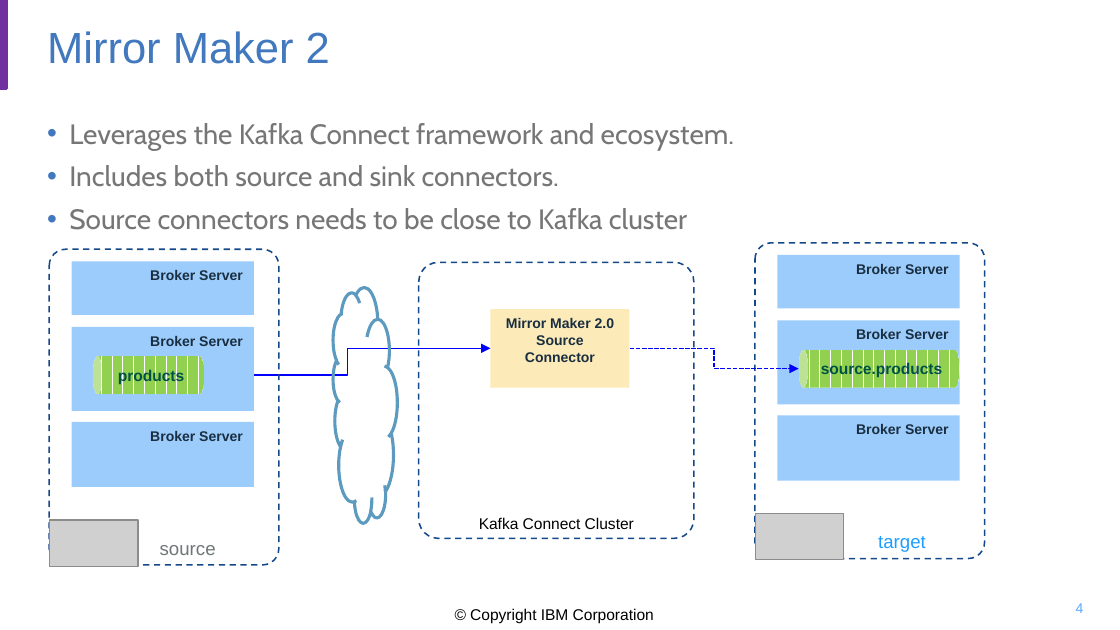
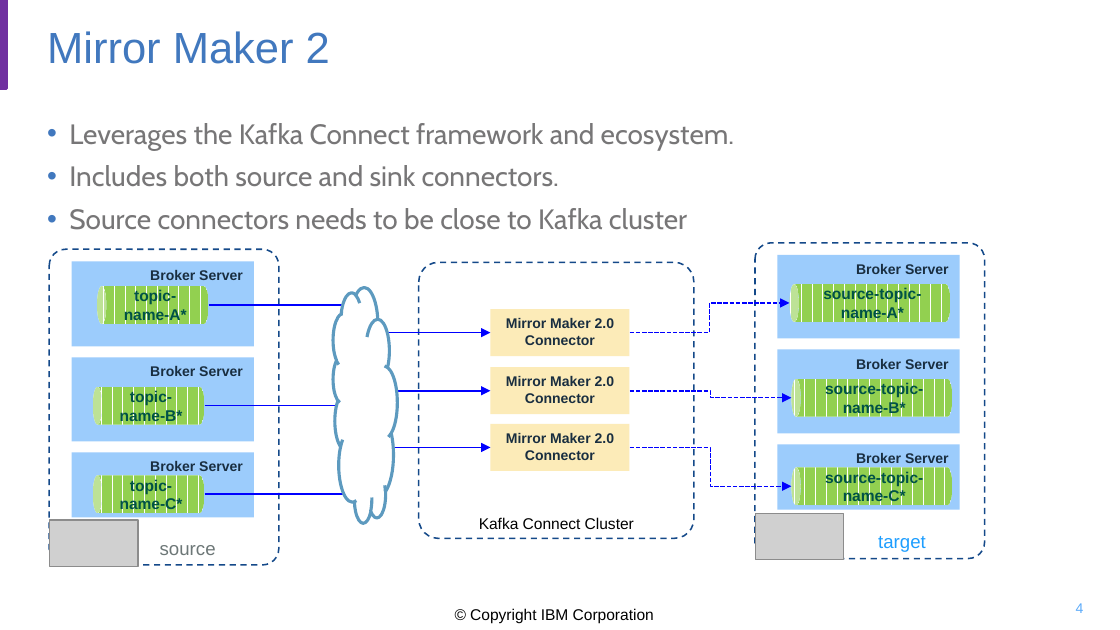
Before and after one commit to jbcodeforce/kp-data-replication, a slide deck: slide 4 of docs/mm2-diagrams.pptx. Drawn at 1120x630 pixels with LibreOffice and Linux fonts; fonts in the diff are those of the drawing; grey boxes stand for pictures; background and template pictures are left out. Boxes give left, top, right and bottom in pixels: in the first picture for what was removed or moved away, otherwise in the second. Text is boxed around its words. In the diff, an @@ line names an element or a change of style, - is before the commit and + after.

```diff
--- a/docs/mm2-diagrams.pptx
+++ b/docs/mm2-diagrams.pptx
@@ rectangle "Broker Server": place and size @@
-rectangle "Broker Server" at [72,261,254,315]
+rectangle "Broker Server" at [72,261,254,346]
@@ rectangle "Broker Server": place and size @@
-rectangle "Broker Server" at [777,255,960,309]
+rectangle "Broker Server" at [777,255,960,339]
@@ cylinder added at [97,286,209,324], fill pattern #92D050 on #FFFFFF, 10 pt, text #005246, bold @@
+topic-name-A*
@@ cloud at [333,287,397,522]: fill none to #FFFFFF @@
@@ cylinder added at [790,284,951,323], fill pattern #92D050 on #FFFFFF, 10 pt, text #005246, bold @@
+source-topic-name-A*
@@ elbow arrow added from (208, 305) to (491, 333), #0000FF 1 pt @@
@@ rectangle "Mirror Maker 2.0 Connector": place and size @@
-rectangle "Mirror Maker 2.0 Connector" at [491,309,629,388]
+rectangle "Mirror Maker 2.0 Connector" at [491,309,629,356]
@@ text in rectangle at [506,318,614,345]: text changed @@
-Mirror Maker 2.0 Source Connector
+Mirror Maker 2.0 Connector
@@ elbow arrow added from (629, 333) to (790, 304), #0000FF 1 pt dashed @@
@@ 4 rectangles, 1 cylinder: place and size @@
-4 rectangles, 1 cylinder at [72,320,960,487]
+4 rectangles, 1 cylinder at [72,349,960,517]
@@ text in cylinder at [120,389,183,424]: text changed @@
-products
+topic-name-B*
@@ rectangle added at [491,367,629,414], fill #FCEBB8, 9 pt, text #192E40, bold @@
+Mirror Maker 2.0 Connector
@@ cylinder "source-topic-name-B*": place and size @@
-cylinder "source-topic-name-B*" at [799,349,960,388]
+cylinder "source-topic-name-B*" at [792,379,953,417]
@@ text in cylinder at [825,382,923,416]: text changed @@
-source.products
+source-topic-name-B*
@@ elbow arrow moved from (205, 375) - (491, 348) to (205, 405) - (491, 391) @@
@@ elbow arrow moved from (629, 348) - (799, 368) to (629, 391) - (792, 398) @@
@@ elbow arrow added from (205, 494) to (491, 448), #0000FF 1 pt @@
@@ rectangle added at [491,424,629,472], fill #FCEBB8, 9 pt, text #192E40, bold @@
+Mirror Maker 2.0 Connector
@@ elbow arrow added from (629, 448) to (792, 486), #0000FF 1 pt dashed @@
@@ cylinder added at [93,475,205,513], fill pattern #92D050 on #FFFFFF, 10 pt, text #005246, bold @@
+topic-name-C*
@@ cylinder added at [792,467,953,505], fill pattern #92D050 on #FFFFFF, 10 pt, text #005246, bold @@
+source-topic-name-C*
```
Also in this commit, not shown: 1 slide added, 38 other files.
